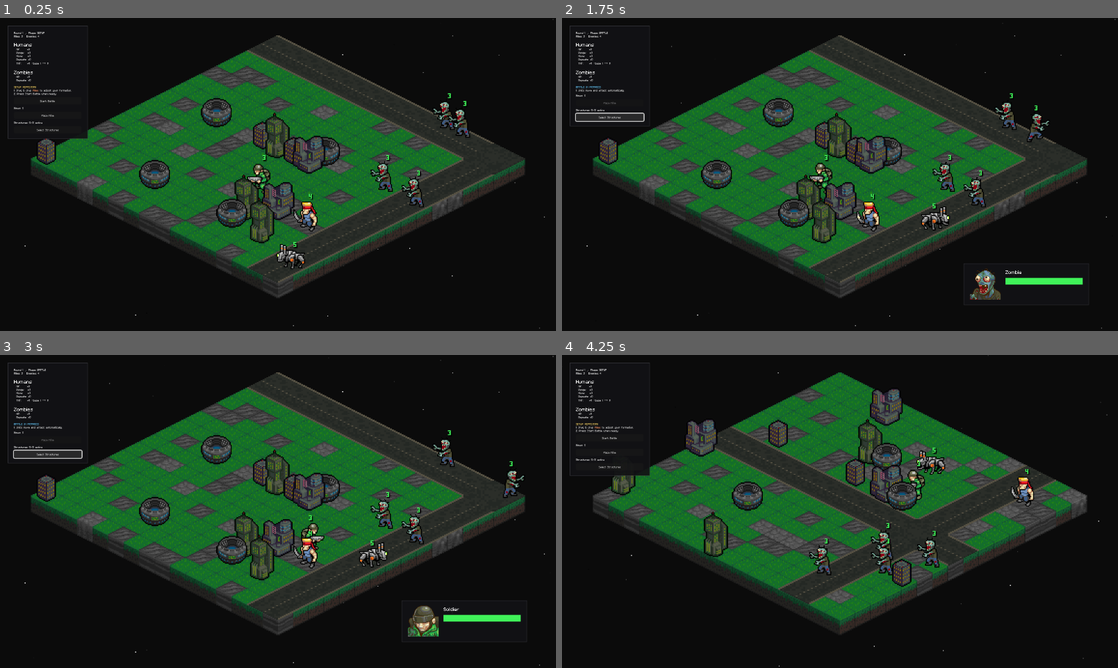
Above: before the commit, frames 1-4 (two rows, left to right).
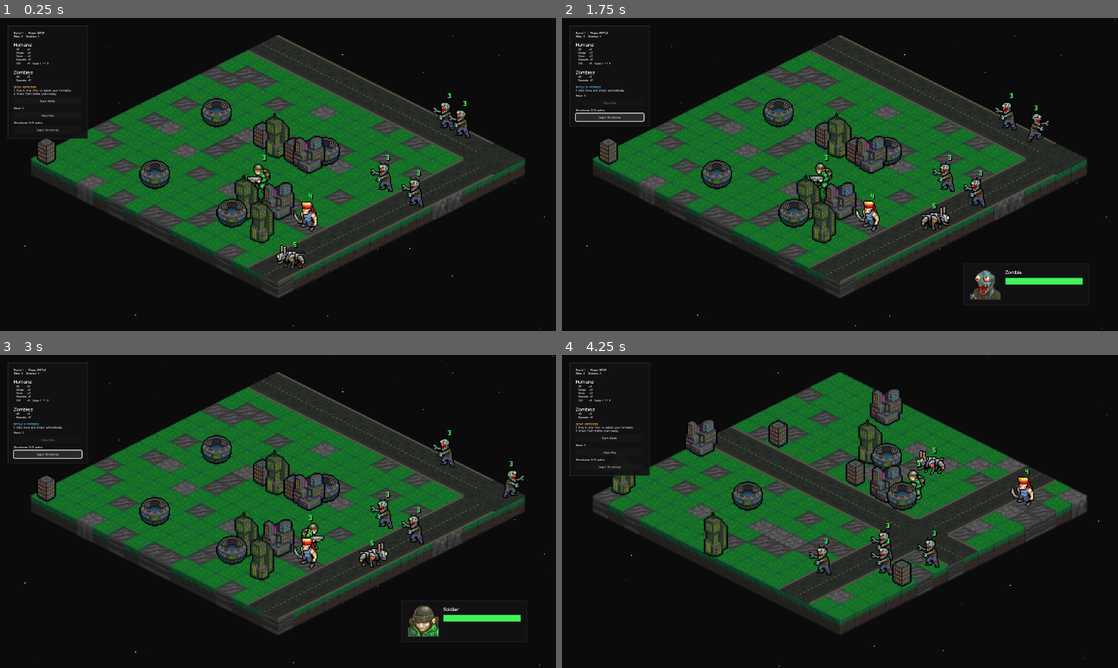
Above: after the commit, the same moments.

Repository: Tekknobot/MEKIII
Game: Godot game, scene res://scenes/Game.tscn
Two runs of this game, one before a commit and one after it. Both use one fixed random seed, a clock stepped at 60 frames per second and the inputs below.
Inputs (mouse positions are in pixels of both pictures, inside the frame that each line leads up to):
- Up to frame 1 (0.25 s): no input
- Up to frame 2 (1.75 s): click "Start Battle" at 0.5 s; click "Select Structures" at 1.25 s
- Up to frame 3 (3 s): click "Select Structures" at 2 s; click "Select Structures" at 2.75 s
- Up to frame 4 (4.25 s): tap Enter at 3.5 s; move the mouse to (962, 495) at 3.52 s; tap R at 3.6 s; click (962, 495) at 3.67 s

The runs differ from the first frame. In frame 1, 0.4% of the frame differs, in the area x 45-84%, y 26-79%; in frame 2, 0.2%; in frame 3, 0.1%; in frame 4, less than 0.1%.

Commit message:
Get upgrades working again.

Diff:
--- a/scenes/Game.tscn
+++ b/scenes/Game.tscn
@@ -261,6 +261,7 @@
 tnt_projectile_scene = ExtResource("5_attvq")
 tnt_explosion_scene = ExtResource("6_bneo8")
 tnt_damage = 1
+bake_map_visuals = false
 turn_manager = NodePath("TurnManager")
 sfx_human_attack = ExtResource("7_jbgew")
 sfx_zombie_attack = ExtResource("9_cxum0")
@@ -285,11 +286,11 @@
 building_scenes = Array[PackedScene]([ExtResource("21_1fiys"), ExtResource("22_ho5ir"), ExtResource("23_evnk2"), ExtResource("24_ca228")])
 building_scene = ExtResource("21_1fiys")
 building_count = 12
-building_footprint = Vector2i(1, 1)
 avoid_spawn_zones = false
 landmine_scene = ExtResource("25_evnk2")
 landmine_explosion_scene = ExtResource("6_bneo8")
 structure_shot_scene = ExtResource("26_ca228")
+structure_splash_radius = 2
 
 [node name="StarryNight" parent="." instance=ExtResource("20_sv1m6")]
 z_index = -4096
--- a/scenes/structures/structure_shot.tscn
+++ b/scenes/structures/structure_shot.tscn
@@ -4,6 +4,7 @@
 [ext_resource type="AudioStream" uid="uid://bmery8486ov70" path="res://audio/SFX/missile_launch.wav" id="2_481o3"]
 
 [node name="StructureShot" type="Node2D"]
+modulate = Color(1, 1, 1, 0.3764706)
 script = ExtResource("1_jvkuv")
 
 [node name="Line2D" type="Line2D" parent="."]
--- a/scripts/game.gd
+++ b/scripts/game.gd
@@ -1568,25 +1568,42 @@
 	# Close reward panel
 	ui_reward_panel.visible = false
 
+	_advance_round_progression()
+
 	# ✅ IMPORTANT: actually advance the game
 	_begin_next_round_setup()
 
 func _begin_next_round_setup() -> void:
-	state = GameState.SETUP
-
-	# stop selection modes
-	mine_placing = false
+	_seed_rng()
+
+	rng.randomize()
+
+	# GridData should be 16x16 here
+	grid.setup(map_width, map_height)
+
+	generate_map()
+	terrain.update_internals()
+	_sync_roads_transform()
+
+	if bake_map_visuals:
+		#await bake_map_to_sprite()
+		await bake_roads_to_sprite()
+
+	spawn_structures()
+	spawn_units()
+
+	if turn_manager != NodePath():
+		TM = get_node(turn_manager) as TurnManager
+		if TM != null:
+			TM.battle_started.connect(_on_battle_started)
+			TM.battle_ended.connect(_on_battle_ended)
+
+	_refresh_ui_status()
+	ui_structure_button.disabled = false
 	structure_selecting = false
-
-	# ✅ if you randomize/rebuild the terrain each round, do it here
-	generate_map()   # only if your game is meant to change the map
-
-	# ✅ most likely what you want: new enemies/wave
-	spawn_units()        # or spawn_zombies_wave(), or whatever you use
-
-	_refresh_ui_status()
-	_update_mine_ui()
-	_update_structure_ui()
+	# Start in SETUP so the player can reposition allies, then press Start.
+	_enter_setup()
+
 
 # -----------------------
 # Mouse -> map helpers
@@ -1972,7 +1989,6 @@
 
 	return path
 
-
 func _register_road_exits_from_path(path: Array[Vector2i], exits: Dictionary) -> void:
 	if path.is_empty():
 		return
@@ -3876,6 +3892,11 @@
 	return int(floor(r / 3.0)) + 1
 
 func spawn_structures() -> void:
+	structures.clear()
+	structure_by_cell.clear()
+	structure_hp.clear()
+	structure_can_act.clear()
+
 	# clear old
 	if structures_root == null:
 		structures_root = self
@@ -4505,6 +4526,7 @@
 		var boom := tnt_explosion_scene.instantiate() as Node2D
 		if boom != null:
 			add_child(boom)
+			end_world += Vector2(0, -16)
 			boom.global_position = end_world
 			boom.z_as_relative = false
 			boom.z_index = int(end_world.y) + 999
@@ -4561,3 +4583,12 @@
 func upgrade_structure_slot() -> void:
 	structure_active_cap += 1
 	_update_structure_ui()
+
+func _advance_round_progression() -> void:
+	# Move to next round
+	round_index += 1
+
+	# STACKED + PERSISTENT: recompute totals for this round
+	# (these helpers return the total bonus by round)
+	zombie_bonus_hp = _zombie_hp_bonus_for_round(round_index)
+	zombie_bonus_repeats = _zombie_repeats_bonus_for_round(round_index)
